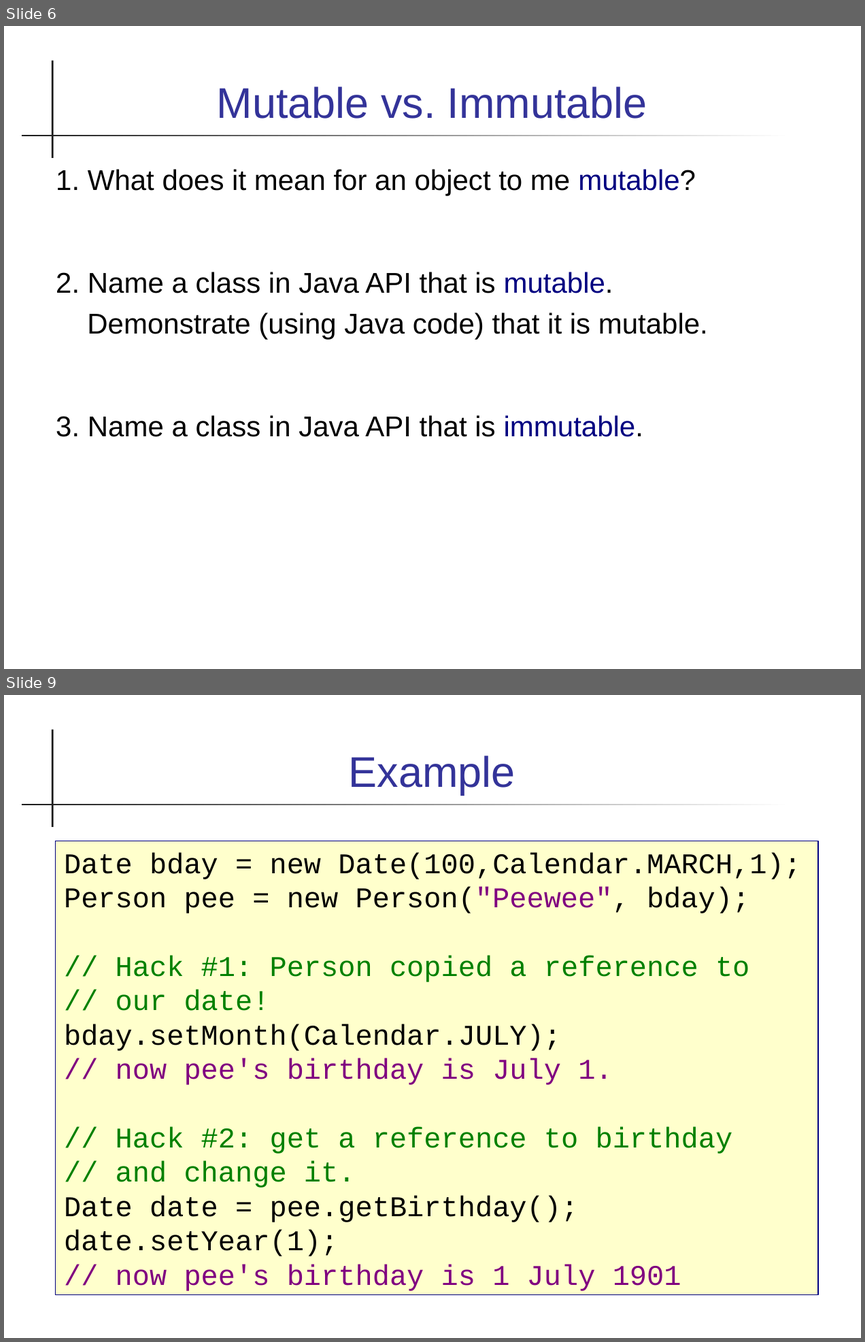
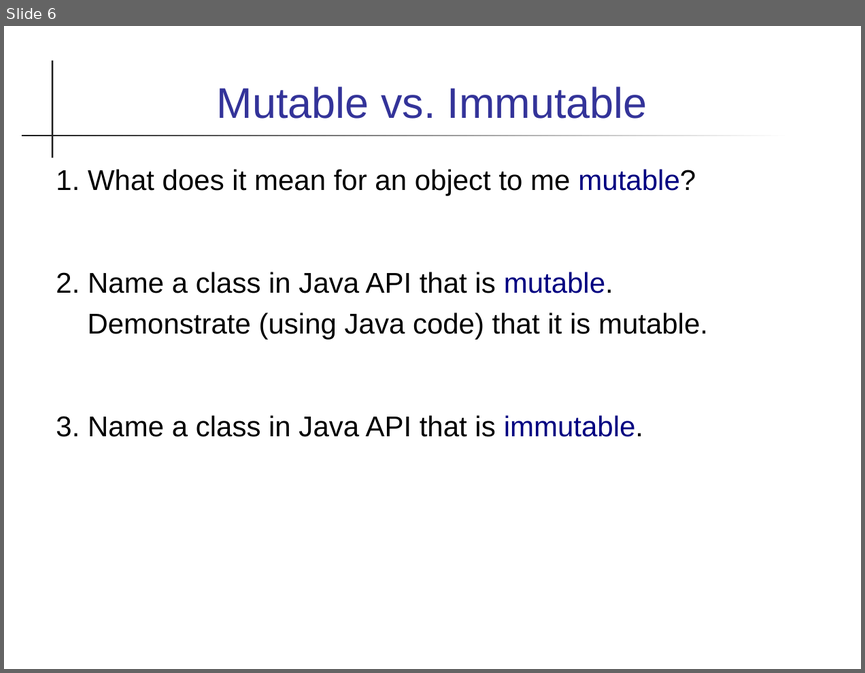
Before and after one commit to skeoop/skeoop.github.io, a slide deck: review/Week7-Review.ppt. Shown one above the other, each under a label of ours: slides 6 and 9 before the commit, slide 6 after it; the slides between them are not shown. The pictures are 865x1342 and 865x673 pixels, drawn with LibreOffice and Linux fonts; fonts in the diff are those of the drawing. Boxes give left, top, right and bottom in pixels: in the first picture for what was removed or moved away, otherwise in the second. Text is boxed around its words. In the diff, an @@ line names an element or a change of style, - is before the commit and + after.

```diff
--- a/review/Week7-Review.ppt
+++ b/review/Week7-Review.ppt
@@ slide 9 removed at [4, 695, 861, 1338], background #FFFFFF; not listed: 2 template elements that a slide beside it also shows @@
@@ title removed at [349, 756, 515, 794] @@
-Example
@@ rectangle removed at [56, 841, 818, 1295] @@
-Date bday = new Date(100,Calendar.MARCH,1);
-Person pee = new Person("Peewee", bday);
-// Hack #1: Person copied a reference to
-// our date!
-bday.setMonth(Calendar.JULY);
-// now pee's birthday is July 1.
-// Hack #2: get a reference to birthday
-// and change it.
-Date date = pee.getBirthday();
-date.setYear(1);
-// now pee's birthday is 1 July 1901
```
Also in this commit, not shown: 1 slide changed, 3 slides added, 5 other slides removed, 7 other files.
